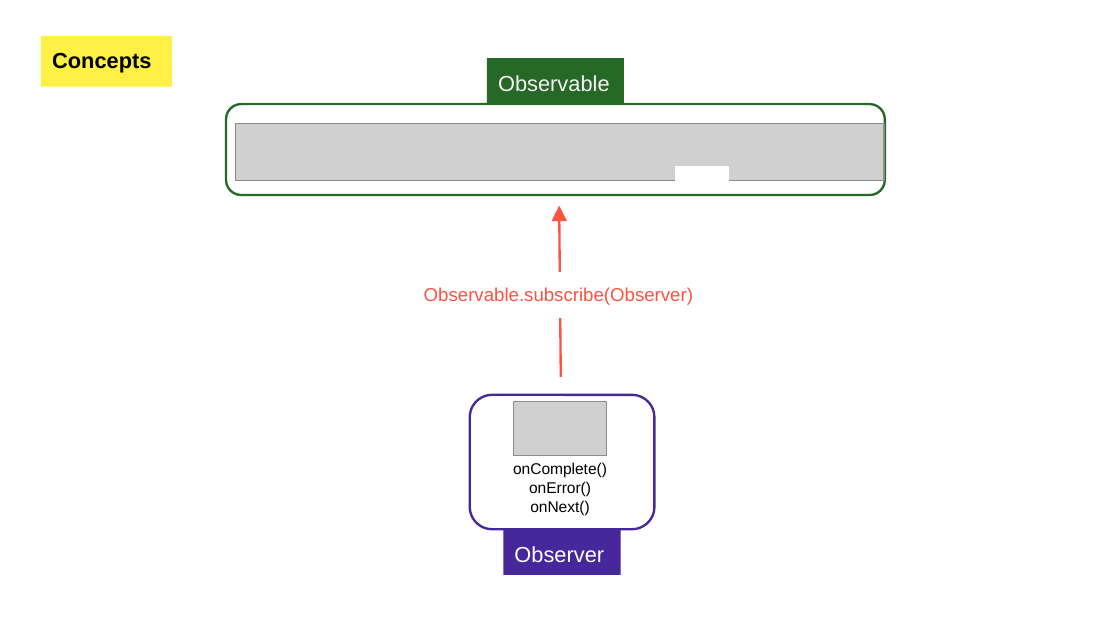
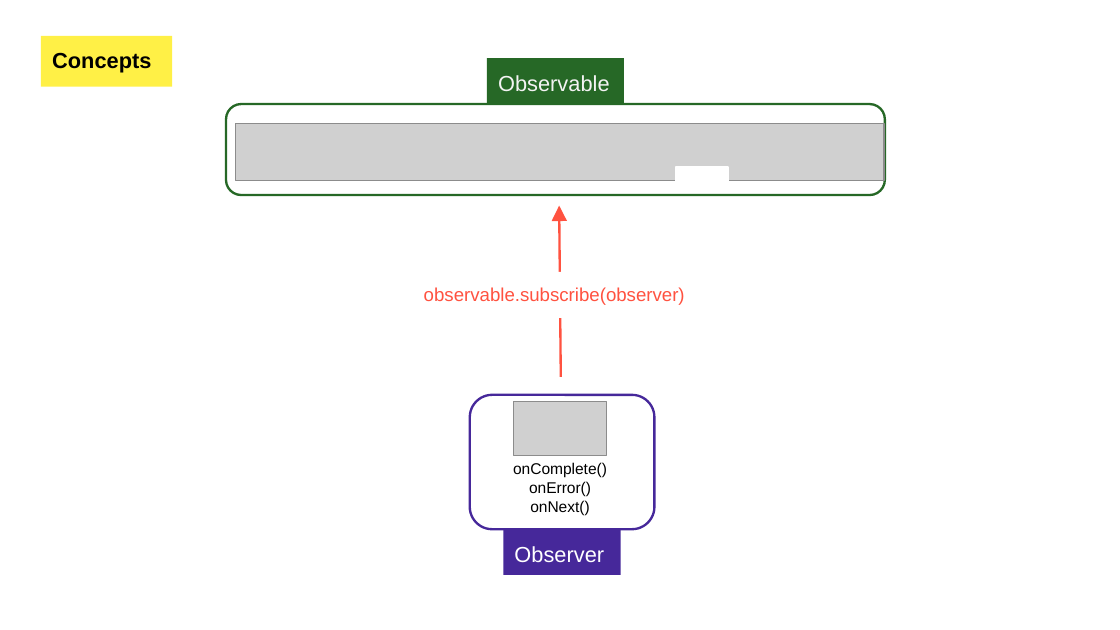
Before and after one commit to luciapayo/DroidconPresentation, a slide deck: slide 15 of Presentation/DroidconRx.potx.pptx. Drawn at 1120x630 pixels with LibreOffice and Linux fonts; fonts in the diff are those of the drawing; grey boxes stand for pictures; background and template pictures are left out. Boxes give left, top, right and bottom in pixels: in the first picture for what was removed or moved away, otherwise in the second. Text is boxed around its words. In the diff, an @@ line names an element or a change of style, - is before the commit and + after.

Commit message:
Logs and hot/cold observables

```diff
--- a/Presentation/DroidconRx.potx.pptx
+++ b/Presentation/DroidconRx.potx.pptx
@@ text at bbox=[424, 287, 685, 305]: text changed @@
-Observable.subscribe(Observer)
+observable.subscribe(observer)
```
Also in this commit, not shown: 15 other slides changed, 9 slides added, 3 slides removed, 2 other files.
